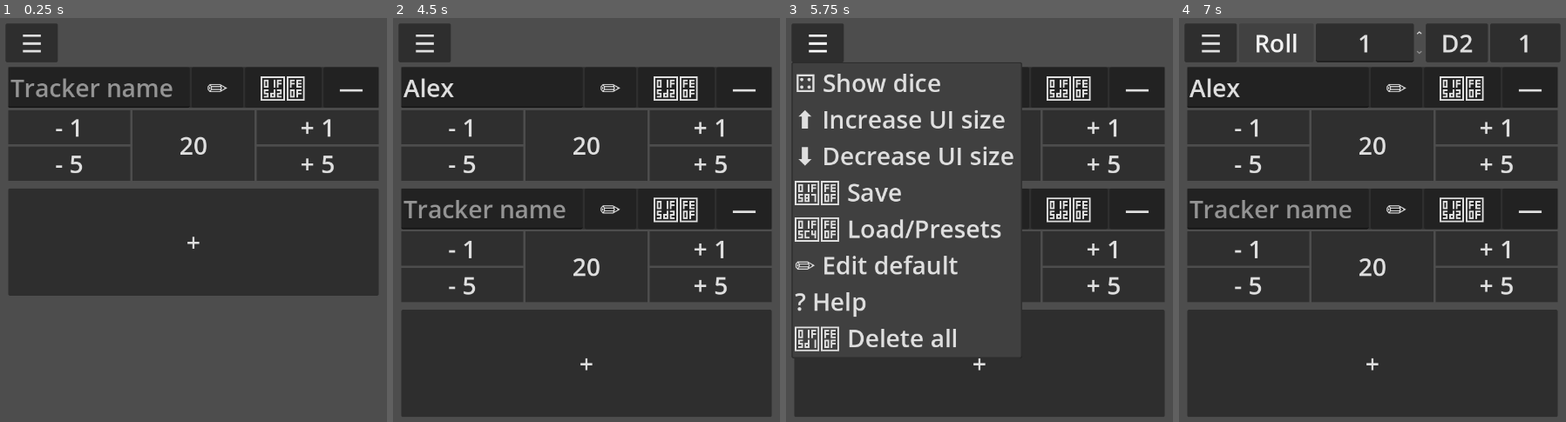
Above: before the commit, frames 1-4 (left to right).
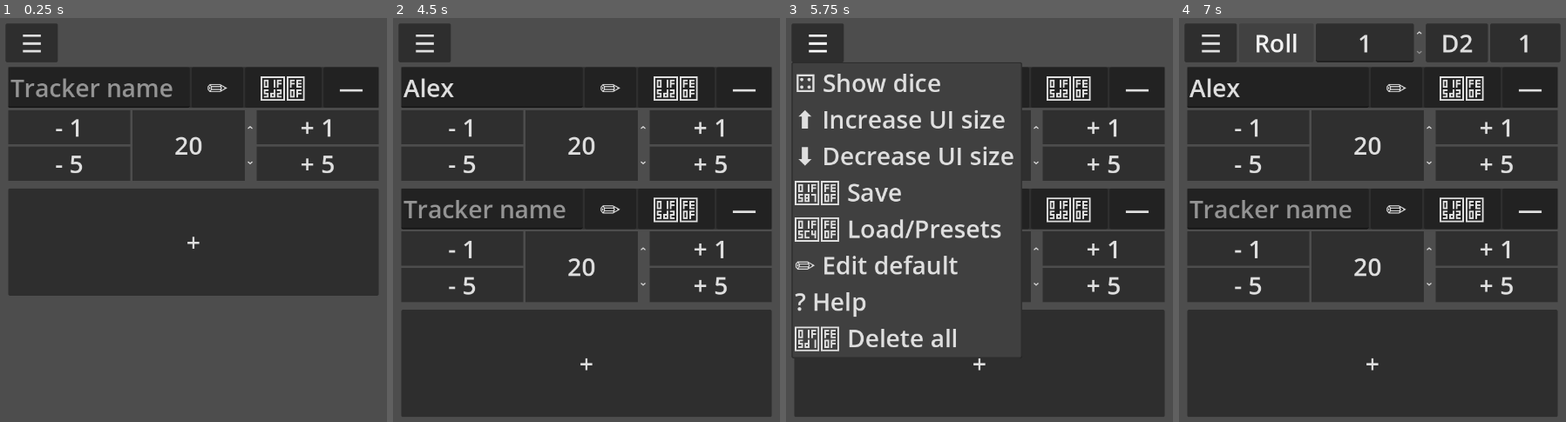
Above: after the commit, the same moments.

Repository: 4Robato/track-your-counters
Game: Godot game, scene res://UI/main.tscn
Two runs of this game, one before a commit and one after it. Both use one fixed random seed, a clock stepped at 60 frames per second and the inputs below.
Inputs (mouse positions are in pixels of both pictures, inside the frame that each line leads up to):
- Up to frame 1 (0.25 s): no input
- Up to frame 2 (4.5 s): click (493, 86) at 0.52 s; type "Alex" at 0.6 s; click "- 1" at 1.25 s; click "- 5" at 2 s; click "+ 1" at 2.75 s; click "+ 5" at 3.5 s; click "+" at 4.25 s
- Up to frame 3 (5.75 s): click "☰" at 5 s
- Up to frame 4 (7 s): click "✏️" at 5.75 s; click "Roll" at 6.5 s

The runs differ from the first frame. In frame 1, 0.7% of the frame differs, in the area x 45-66%, y 22-41%; in frame 2, 1.4%, in the area x 45-66%, y 22-71%; in frame 3, 0.9%; in frame 4, 1.4%.

Commit message:
text box to spinbox
-now the text_value is a number so you can write stuff like 55+37 and it shows 92.
-fixed colors

Diff:
--- a/UI/edit_default.gd
+++ b/UI/edit_default.gd
@@ -14,7 +14,7 @@
 @onready var button_p_2: Button = $MarginContainer/VBoxContainer/Body/VBoxContainer2/HBoxContainer2/ButtonP2
 
 @onready var tracker_name: TextEdit = $MarginContainer/VBoxContainer/PanelContainer/VBoxContainer/Tittle/TrackerName
-@onready var tracker_value: LineEdit = $MarginContainer/VBoxContainer/Body/TrackerValue
+@onready var tracker_value: SpinBox = $MarginContainer/VBoxContainer/Body/TrackerValue
 @onready var tracker_color: OptionButton = $MarginContainer/VBoxContainer/PanelContainer/VBoxContainer/Tittle/TrackerColor
 @onready var notes: TextEdit = $MarginContainer/VBoxContainer/Notes
 
@@ -57,7 +57,7 @@
 	p1_type = info.button_p1_type
 	p2_type = info.button_p2_type
 	tracker_name.text = info.tracker_name
-	tracker_value.text = str(info.tracker_value)
+	tracker_value.value = info.tracker_value
 	tracker_color.select(info.tracker_color)
 	_on_tracker_color_item_selected(info.tracker_color)
 
@@ -69,7 +69,7 @@
 	button_p_2.text = Global._get_button_text(p2_type)
 
 func update_color_size():
-		# First we change icon shown on the selected item
+	# First we change icon shown on the selected item
 	var displayed_icon = tracker_color.get_item_icon(tracker_color.get_selected_id())
 	tracker_color.add_theme_font_size_override("font_size", Global.current_UI_size)
 	tracker_color.set_item_icon(
@@ -95,7 +95,7 @@
 		int(p_2.value),
 		p2_type,
 		tracker_name.text,
-		int(tracker_value.text),
+		tracker_value.value,
 		tracker_color.get_selected_id(),
 		notes.text
 	)
@@ -200,8 +200,26 @@
 
 	style_box.bg_color = color_sel
 	panel_container.add_theme_stylebox_override("panel", style_box)
-	tracker_value.add_theme_stylebox_override("normal", style_box)
 	notes.add_theme_stylebox_override("normal", style_box)
+
+	# For SpinBox we target the internal LineEdit:
+	var line_edit_tv : LineEdit = tracker_value.get_line_edit()
+	line_edit_tv.add_theme_stylebox_override("normal", style_box)
+	line_edit_tv.add_theme_font_size_override("font_size", Global.current_UI_size)
+
+	var line_edit_m1 : LineEdit = m_1.get_line_edit()
+	line_edit_m1.add_theme_stylebox_override("normal", style_box)
+	var line_edit_m2 : LineEdit = m_2.get_line_edit()
+	line_edit_m2.add_theme_stylebox_override("normal", style_box)
+	var line_edit_p1 : LineEdit = p_1.get_line_edit()
+	line_edit_p1.add_theme_stylebox_override("normal", style_box)
+	var line_edit_p2 : LineEdit = p_2.get_line_edit()
+	line_edit_p2.add_theme_stylebox_override("normal", style_box)
+
+	button_m_1.add_theme_stylebox_override("normal", style_box)
+	button_m_2.add_theme_stylebox_override("normal", style_box)
+	button_p_1.add_theme_stylebox_override("normal", style_box)
+	button_p_2.add_theme_stylebox_override("normal", style_box)
 
 func _on_save_button_pressed() -> void:
 	_on_accept_button_pressed()
--- a/UI/edit_default.tscn
+++ b/UI/edit_default.tscn
@@ -116,6 +116,8 @@
 layout_mode = 2
 size_flags_horizontal = 3
 theme = ExtResource("1_fy0k7")
+rounded = true
+allow_greater = true
 
 [node name="HBoxContainer2" type="HBoxContainer" parent="MarginContainer/VBoxContainer/Body/VBoxContainer"]
 layout_mode = 2
@@ -129,17 +131,20 @@
 layout_mode = 2
 size_flags_horizontal = 3
 theme = ExtResource("1_fy0k7")
-
-[node name="TrackerValue" type="LineEdit" parent="MarginContainer/VBoxContainer/Body"]
+rounded = true
+allow_greater = true
+
+[node name="TrackerValue" type="SpinBox" parent="MarginContainer/VBoxContainer/Body"]
 layout_mode = 2
 size_flags_horizontal = 3
 focus_mode = 1
 mouse_filter = 1
 theme = ExtResource("1_fy0k7")
-text = "50"
-placeholder_text = "value"
+max_value = 9999.0
+rounded = true
+allow_greater = true
+allow_lesser = true
 alignment = 1
-emoji_menu_enabled = false
 select_all_on_focus = true
 
 [node name="VBoxContainer2" type="VBoxContainer" parent="MarginContainer/VBoxContainer/Body"]
@@ -158,6 +163,8 @@
 layout_mode = 2
 size_flags_horizontal = 3
 theme = ExtResource("1_fy0k7")
+rounded = true
+allow_greater = true
 
 [node name="HBoxContainer2" type="HBoxContainer" parent="MarginContainer/VBoxContainer/Body/VBoxContainer2"]
 layout_mode = 2
@@ -171,6 +178,8 @@
 layout_mode = 2
 size_flags_horizontal = 3
 theme = ExtResource("1_fy0k7")
+rounded = true
+allow_greater = true
 
 [node name="Notes" type="TextEdit" parent="MarginContainer/VBoxContainer"]
 layout_mode = 2
--- a/UI/tracker.gd
+++ b/UI/tracker.gd
@@ -16,7 +16,7 @@
 @onready var close: Button = $VBoxContainer/PanelContainer/HBoxContainer/close
 
 @onready var h_box_container: HBoxContainer = $VBoxContainer/HBoxContainer
-@onready var tracker_value: LineEdit = $VBoxContainer/HBoxContainer/TrackerValue
+@onready var tracker_value: SpinBox = $VBoxContainer/HBoxContainer/TrackerValue
 
 @onready var h_box_line_editm_1: HBoxContainer = $VBoxContainer/HBoxContainer/minus/HBoxLineEditm1
 @onready var h_box_line_editm_2: HBoxContainer = $VBoxContainer/HBoxContainer/minus/HBoxLineEditm2
@@ -65,64 +65,56 @@
 	line_editp_2.value = plus_2.value
 
 func _on_minus_1_pressed() -> void:
-	var tracker_value_int : int = int(tracker_value.text)
 	match minus_1.type:
 		Global.BUTTON_TYPE.MINUS:
-			tracker_value_int -= minus_1.value
-		Global.BUTTON_TYPE.PLUS:
-			tracker_value_int += minus_1.value
-		Global.BUTTON_TYPE.MULTIPLY:
-			tracker_value_int *= minus_1.value
-		Global.BUTTON_TYPE.DIVIDE:
-			tracker_value_int /= minus_1.value
+			tracker_value.value -= minus_1.value
+		Global.BUTTON_TYPE.PLUS:
+			tracker_value.value += minus_1.value
+		Global.BUTTON_TYPE.MULTIPLY:
+			tracker_value.value *= minus_1.value
+		Global.BUTTON_TYPE.DIVIDE:
+			tracker_value.value /= minus_1.value
 		_:
 			pass
-	tracker_value.text = str(tracker_value_int)
 
 func _on_minus_2_pressed() -> void:
-	var tracker_value_int : int = int(tracker_value.text)
 	match minus_2.type:
 		Global.BUTTON_TYPE.MINUS:
-			tracker_value_int -= minus_2.value
-		Global.BUTTON_TYPE.PLUS:
-			tracker_value_int += minus_2.value
-		Global.BUTTON_TYPE.MULTIPLY:
-			tracker_value_int *= minus_2.value
-		Global.BUTTON_TYPE.DIVIDE:
-			tracker_value_int /= minus_2.value
+			tracker_value.value -= minus_2.value
+		Global.BUTTON_TYPE.PLUS:
+			tracker_value.value += minus_2.value
+		Global.BUTTON_TYPE.MULTIPLY:
+			tracker_value.value *= minus_2.value
+		Global.BUTTON_TYPE.DIVIDE:
+			tracker_value.value /= minus_2.value
 		_:
 			pass
-	tracker_value.text = str(tracker_value_int)
 
 func _on_plus_1_pressed() -> void:
-	var tracker_value_int : int = int(tracker_value.text)
 	match plus_1.type:
 		Global.BUTTON_TYPE.MINUS:
-			tracker_value_int -= plus_1.value
-		Global.BUTTON_TYPE.PLUS:
-			tracker_value_int += plus_1.value
-		Global.BUTTON_TYPE.MULTIPLY:
-			tracker_value_int *= plus_1.value
-		Global.BUTTON_TYPE.DIVIDE:
-			tracker_value_int /= plus_1.value
+			tracker_value.value -= plus_1.value
+		Global.BUTTON_TYPE.PLUS:
+			tracker_value.value += plus_1.value
+		Global.BUTTON_TYPE.MULTIPLY:
+			tracker_value.value *= plus_1.value
+		Global.BUTTON_TYPE.DIVIDE:
+			tracker_value.value /= plus_1.value
 		_:
 			pass
-	tracker_value.text = str(tracker_value_int)
 
 func _on_plus_2_pressed() -> void:
-	var tracker_value_int : int = int(tracker_value.text)
 	match plus_2.type:
 		Global.BUTTON_TYPE.MINUS:
-			tracker_value_int -= plus_2.value
-		Global.BUTTON_TYPE.PLUS:
-			tracker_value_int += plus_2.value
-		Global.BUTTON_TYPE.MULTIPLY:
-			tracker_value_int *= plus_2.value
-		Global.BUTTON_TYPE.DIVIDE:
-			tracker_value_int /= plus_2.value
+			tracker_value.value -= plus_2.value
+		Global.BUTTON_TYPE.PLUS:
+			tracker_value.value += plus_2.value
+		Global.BUTTON_TYPE.MULTIPLY:
+			tracker_value.value *= plus_2.value
+		Global.BUTTON_TYPE.DIVIDE:
+			tracker_value.value /= plus_2.value
 		_:
 			pass
-	tracker_value.text = str(tracker_value_int)
 
 func _on_close_pressed() -> void:
 	self.queue_free()
@@ -154,9 +146,6 @@
 		self.size_flags_vertical = !self.size_flags_vertical
 
 		is_minimized = !is_minimized
-
-func _on_tracker_value_text_submitted(new_text: String) -> void:
-	tracker_value.text = str(int(new_text))
 
 func _reverse_visible():
 	edit_mode = !edit_mode
@@ -260,7 +249,7 @@
 	minus_2.add_theme_stylebox_override("normal", style_box)
 	plus_1.add_theme_stylebox_override("normal", style_box)
 	plus_2.add_theme_stylebox_override("normal", style_box)
-	tracker_value.add_theme_stylebox_override("normal", style_box)
+	#tracker_value.add_theme_stylebox_override("normal", style_box)
 	#tracker_name.add_theme_stylebox_override("normal", style_box)
 	notes.add_theme_stylebox_override("normal", style_box)
 
@@ -269,10 +258,27 @@
 	line_editp_1.add_theme_stylebox_override("field_and_buttons_separator", style_box)
 	line_editp_2.add_theme_stylebox_override("field_and_buttons_separator", style_box)
 
+	# For SpinBox we target the internal LineEdit:
+	var line_edit_tv : LineEdit = tracker_value.get_line_edit()
+	line_edit_tv.add_theme_stylebox_override("normal", style_box)
+
+	var line_edit : LineEdit = line_editm_1.get_line_edit()
+	line_edit.add_theme_stylebox_override("normal", style_box)
+	var line_edit_2 : LineEdit = line_editm_2.get_line_edit()
+	line_edit_2.add_theme_stylebox_override("normal", style_box)
+	var line_edit_3 : LineEdit = line_editp_1.get_line_edit()
+	line_edit_3.add_theme_stylebox_override("normal", style_box)
+	var line_edit_4 : LineEdit = line_editp_2.get_line_edit()
+	line_edit_4.add_theme_stylebox_override("normal", style_box)
+
+	# operators edit buttons:
+	button_line_editm_1.add_theme_stylebox_override("normal", style_box)
+	button_line_editm_2.add_theme_stylebox_override("normal", style_box)
+	button_line_editp_1.add_theme_stylebox_override("normal", style_box)
+	button_line_editp_2.add_theme_stylebox_override("normal", style_box)
 
 func update_font_size(text_size : int):
 	tracker_name.add_theme_font_size_override("font_size", text_size)
-	tracker_value.add_theme_font_size_override("font_size", text_size)
 	notes.add_theme_font_size_override("font_size", int(text_size/1.3))
 
 	minus_1.add_theme_font_size_override("font_size", text_size)
@@ -281,6 +287,9 @@
 	plus_2.add_theme_font_size_override("font_size", text_size)
 
 	# For SpinBox we target the internal LineEdit:
+	var line_edit_tv : LineEdit = tracker_value.get_line_edit()
+	line_edit_tv.add_theme_font_size_override("font_size", text_size)
+
 	var line_edit : LineEdit = line_editm_1.get_line_edit()
 	line_edit.add_theme_font_size_override("font_size", text_size)
 	var line_edit_2 : LineEdit = line_editm_2.get_line_edit()
@@ -424,7 +433,7 @@
 	plus_2.value = info.button_p2
 	plus_2.type = info.button_p2_type
 	tracker_name.text = info.tracker_name
-	tracker_value.text = str(info.tracker_value)
+	tracker_value.value = info.tracker_value
 	current_color = info.tracker_color# this is so when we cancel the selected is known
 	color_button.select(info.tracker_color)# change the selection on the dropdown
 	_on_color_button_item_selected(info.tracker_color)# change the actual color
--- a/UI/tracker.tscn
+++ b/UI/tracker.tscn
@@ -167,16 +167,17 @@
 value = 10
 type = 1
 
-[node name="TrackerValue" type="LineEdit" parent="VBoxContainer/HBoxContainer"]
+[node name="TrackerValue" type="SpinBox" parent="VBoxContainer/HBoxContainer"]
 layout_mode = 2
 size_flags_horizontal = 3
 focus_mode = 1
 mouse_filter = 1
 theme = ExtResource("2_oxxdj")
-text = "50"
-placeholder_text = "value"
+max_value = 9999.0
+rounded = true
+allow_greater = true
+allow_lesser = true
 alignment = 1
-emoji_menu_enabled = false
 select_all_on_focus = true
 
 [node name="plus" type="VBoxContainer" parent="VBoxContainer/HBoxContainer"]
@@ -235,7 +236,6 @@
 [connection signal="pressed" from="VBoxContainer/HBoxContainer/minus/HBoxLineEditm2/ButtonLineEditm2" to="." method="_on_button_line_editm_2_pressed"]
 [connection signal="pressed" from="VBoxContainer/HBoxContainer/minus/minus1" to="." method="_on_minus_1_pressed"]
 [connection signal="pressed" from="VBoxContainer/HBoxContainer/minus/minus2" to="." method="_on_minus_2_pressed"]
-[connection signal="text_submitted" from="VBoxContainer/HBoxContainer/TrackerValue" to="." method="_on_tracker_value_text_submitted"]
 [connection signal="pressed" from="VBoxContainer/HBoxContainer/plus/HBoxLineEditp1/ButtonLineEditp1" to="." method="_on_button_line_editp_1_pressed"]
 [connection signal="pressed" from="VBoxContainer/HBoxContainer/plus/HBoxLineEditp2/ButtonLineEditp2" to="." method="_on_button_line_editp_2_pressed"]
 [connection signal="pressed" from="VBoxContainer/HBoxContainer/plus/plus1" to="." method="_on_plus_1_pressed"]
Not shown, changed: export_presets.cfg
